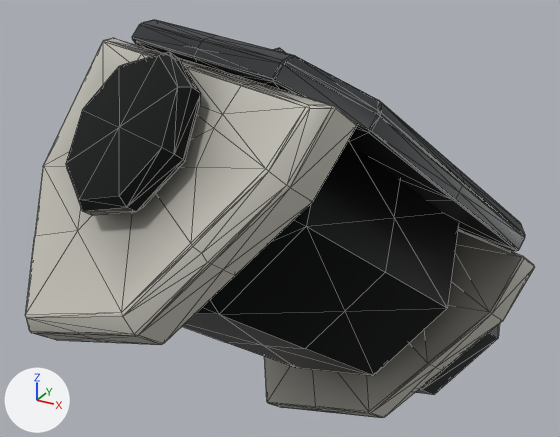
Renders of the glTF model assets/export/models/bastion.elbow_back_left.glb from each side of a commit.
Before and after are seen from a camera (50 mm lens) standing at (1.231, -2.302, 0.915) and looking at (-0.064, 0.052, -0.262). The lights are fixed; the arrows at lower left show +X, +Y and +Z. The first picture is the older version. Mesh edges are drawn as thin lines.
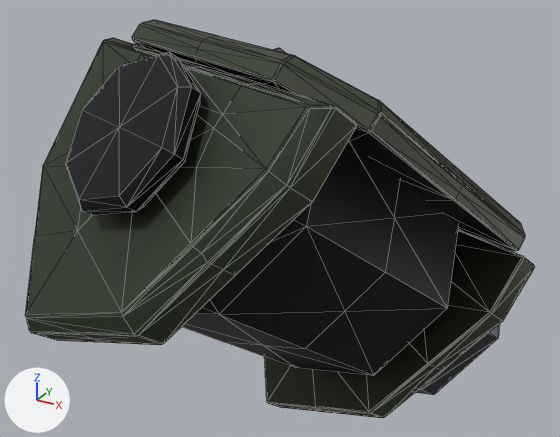
The newer file is also rescaled (x4.5) as a whole; pictures and numbers use the older file's frame.

Patch to the scene script:
```diff
--- a/assets/export/models/bastion.elbow_back_left.glb.py
+++ b/assets/export/models/bastion.elbow_back_left.glb.py
@@ mat_armor @@
 n2 = _N.new('ShaderNodeMix'); n2.name = 'Mix'
 n2.inputs[0].default_value = 1.0  # 'Factor'
-n2.inputs[7].default_value = (0.57, 0.554, 0.492, 1.0)  # 'B', light grey #c7c4ba
+n2.inputs[7].default_value = (0.0245, 0.0363, 0.0153, 1.0)  # 'B', dark green #2b3621
 n3 = _N.new('ShaderNodeVertexColor'); n3.name = 'Color Attribute'
```

Boxes (x1, y1, x2, y2) around the edits, measured in the pictures (560 x 437 px):
'Mesh_0', surface changed (darker): (25, 25, 534, 418) in both
